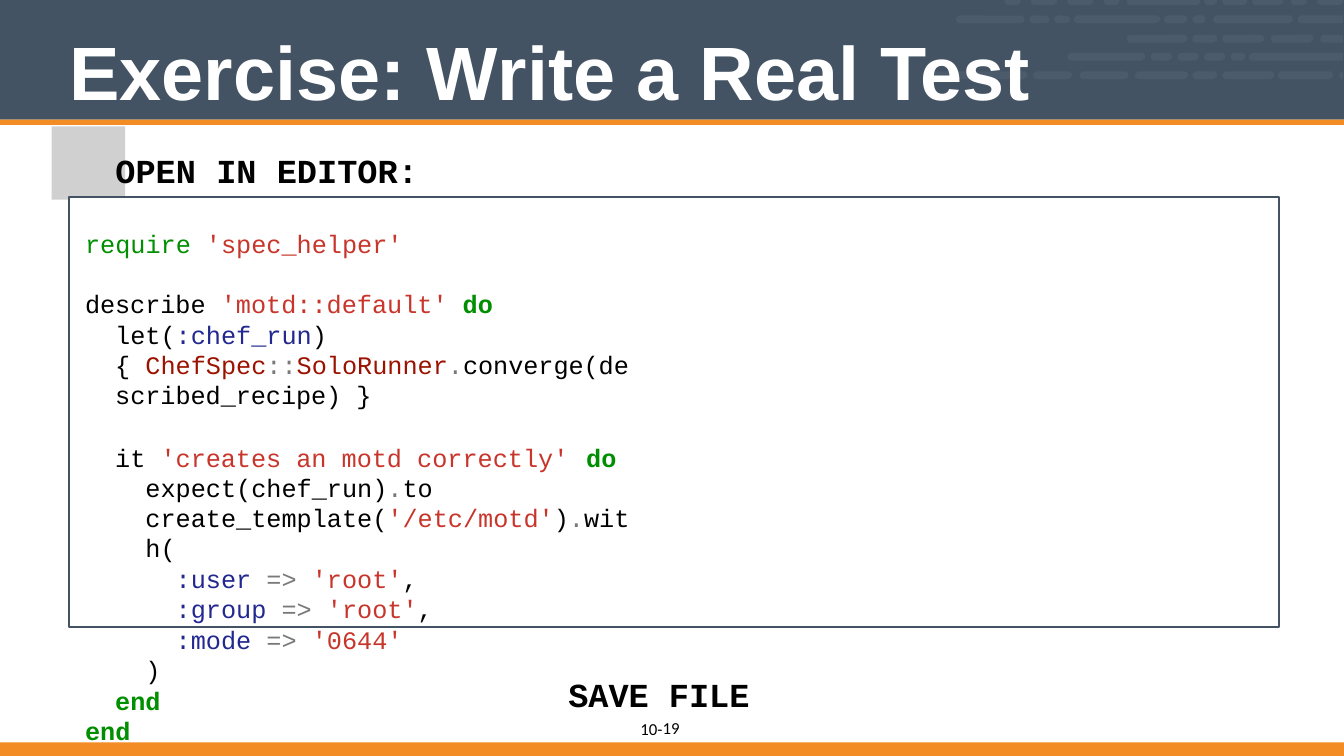
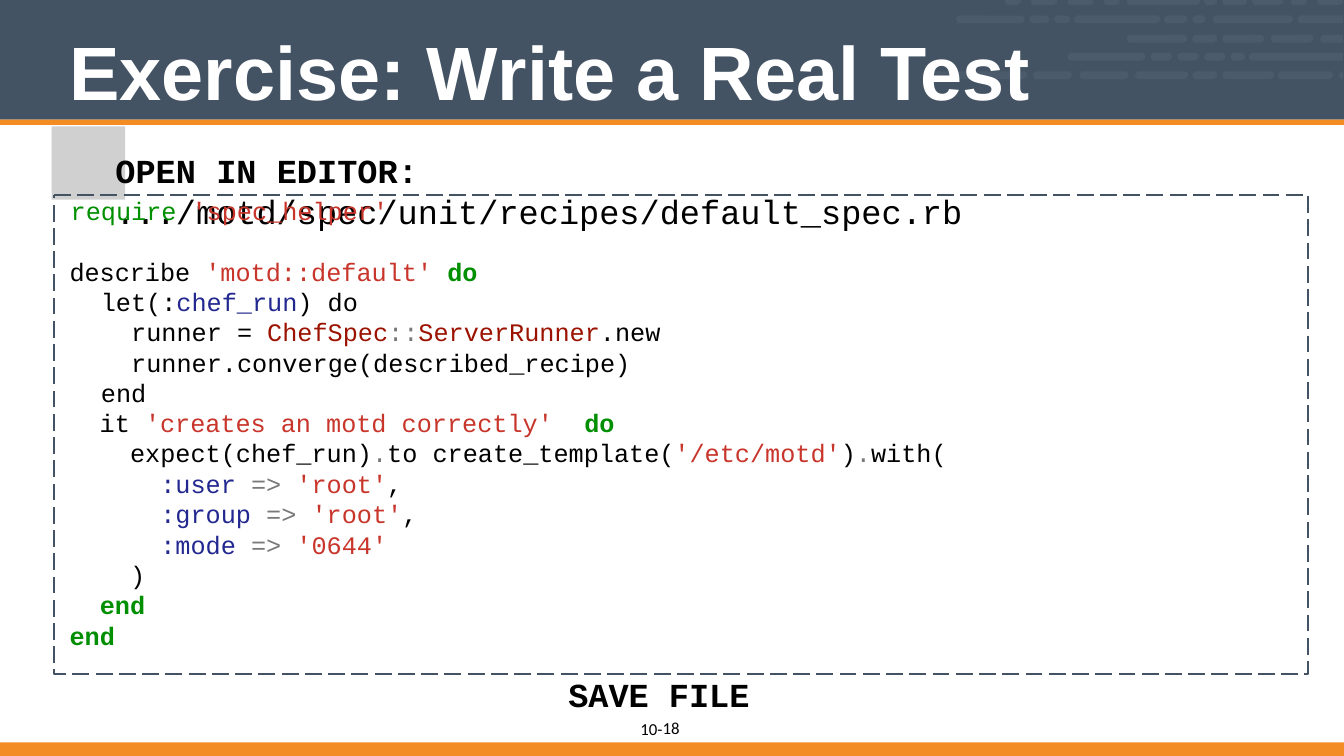
Before and after one commit to vinyar/chef-intermediate, a slide deck: slide 18 of 10-introduction_to_chefspec.pptx (slide 19 before the commit). Drawn at 1344x756 pixels with LibreOffice and Linux fonts; fonts in the diff are those of the drawing; grey boxes stand for pictures. Boxes give left, top, right and bottom in pixels: in the first picture for what was removed or moved away, otherwise in the second. Text is boxed around its words. In the diff, an @@ line names an element or a change of style, - is before the commit and + after.

```diff
--- a/10-introduction_to_chefspec.pptx
+++ b/10-introduction_to_chefspec.pptx
@@ freeform shape added at bbox=[54, 195, 1308, 674], outline #435363 2 pt dashed, 24 pt, text #000000 @@
+require 'spec_helper'
+describe 'motd::default' do
+let(:chef_run) do
+runner = ChefSpec::ServerRunner.new
+runner.converge(described_recipe)
+end
+it 'creates an motd correctly' do
+expect(chef_run).to create_template('/etc/motd').with(
+:user => 'root',
+:group => 'root',
+:mode => '0644'
+)
+end
+end
@@ freeform shape removed at bbox=[70, 197, 1279, 627] @@
@@ rectangle removed at bbox=[70, 197, 1279, 627] @@
-require 'spec_helper'
-describe 'motd::default' do
-let(:chef_run) { ChefSpec::SoloRunner.converge(described_recipe) }
-it 'creates an motd correctly' do
-expect(chef_run).to create_template('/etc/motd').with(
-:user => 'root',
-:group => 'root',
-:mode => '0644'
-)
-end end
@@ page number at bbox=[663, 722, 680, 734]: text changed @@
-19
+18
```
Also in this commit, not shown: 14 other slides changed, 2 slides removed.
